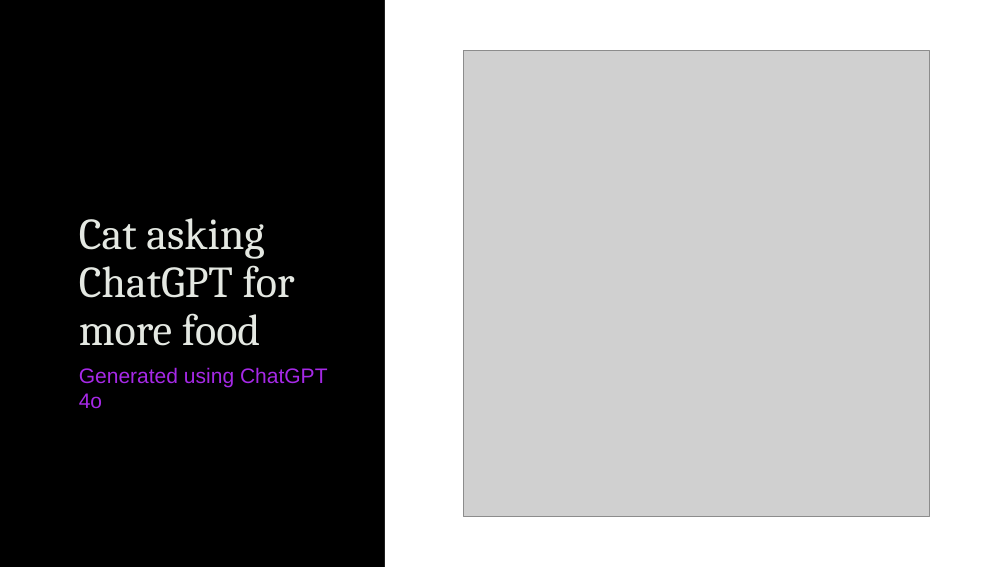
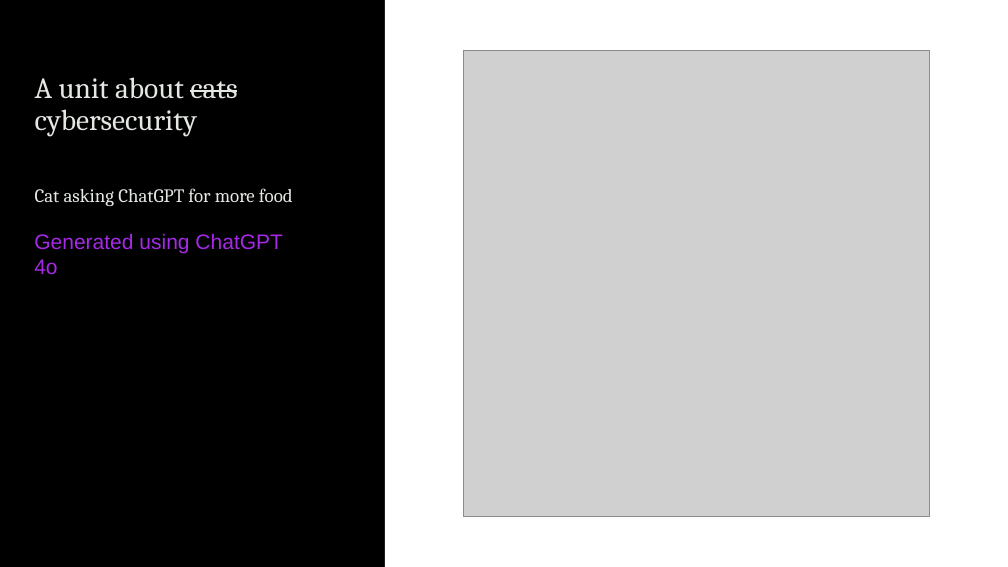
Before and after one commit to uwacyber/cits1003, a slide deck: slide 2 of cits1003-lecture_slides/CITS1003-1A ChatGPTCybersecurity.pptx. Drawn at 1008x567 pixels with LibreOffice and Linux fonts; fonts in the diff are those of the drawing; grey boxes stand for pictures; background and template pictures are left out. Boxes give left, top, right and bottom in pixels: in the first picture for what was removed or moved away, otherwise in the second. Text is boxed around its words. In the diff, an @@ line names an element or a change of style, - is before the commit and + after.

```diff
--- a/cits1003-lecture_slides/CITS1003-1A ChatGPTCybersecurity.pptx
+++ b/cits1003-lecture_slides/CITS1003-1A ChatGPTCybersecurity.pptx
@@ title "A unit about cats cybersecurity ..." at <box>35,77,293,206</box>: vertical alignment bottom to top @@
@@ title at <box>35,77,293,206</box>: text changed; size 42 to 28 pt @@
-Cat asking ChatGPT for more food
+A unit about cats cybersecurity
+Cat asking ChatGPT for more food
@@ text "Generated using ChatGPT 4o": place and size @@
-text "Generated using ChatGPT 4o" at <box>79,367,328,408</box>
+text "Generated using ChatGPT 4o" at <box>34,233,283,275</box>
```
Also in this commit, not shown: 1 other slide changed.
